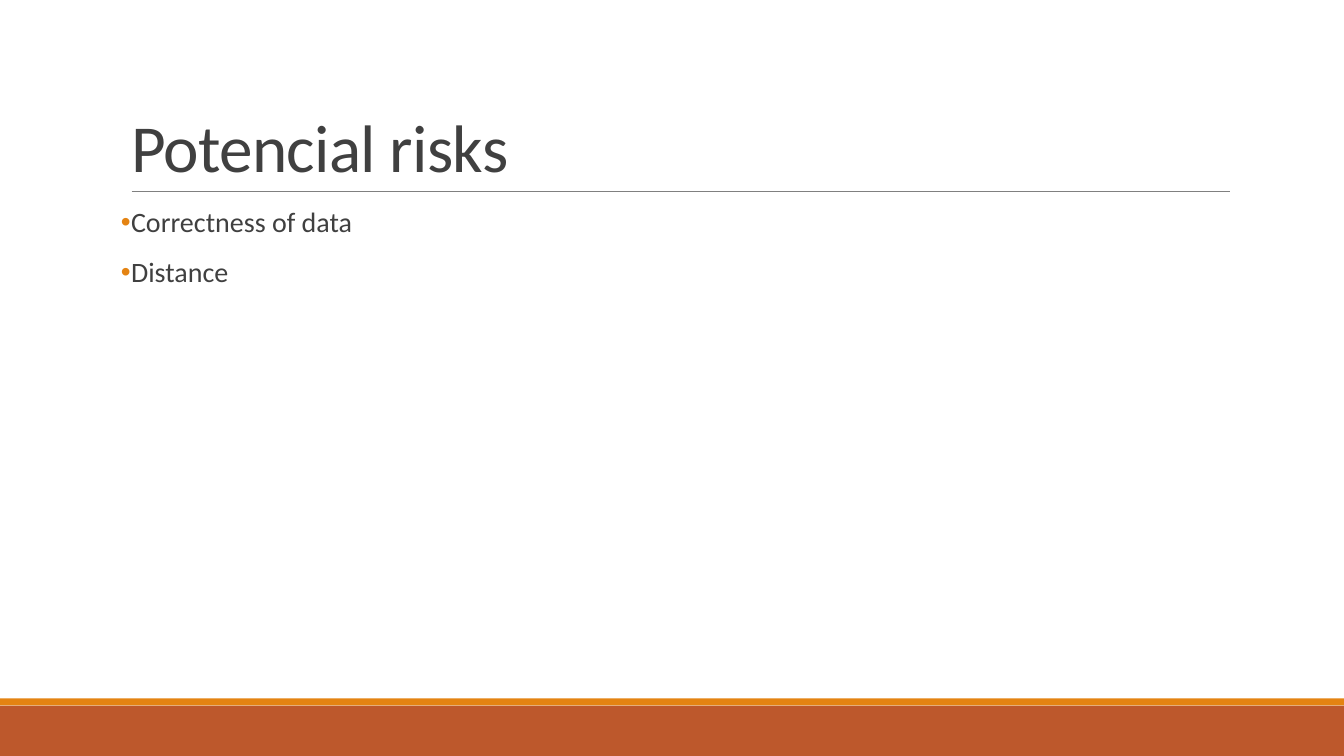
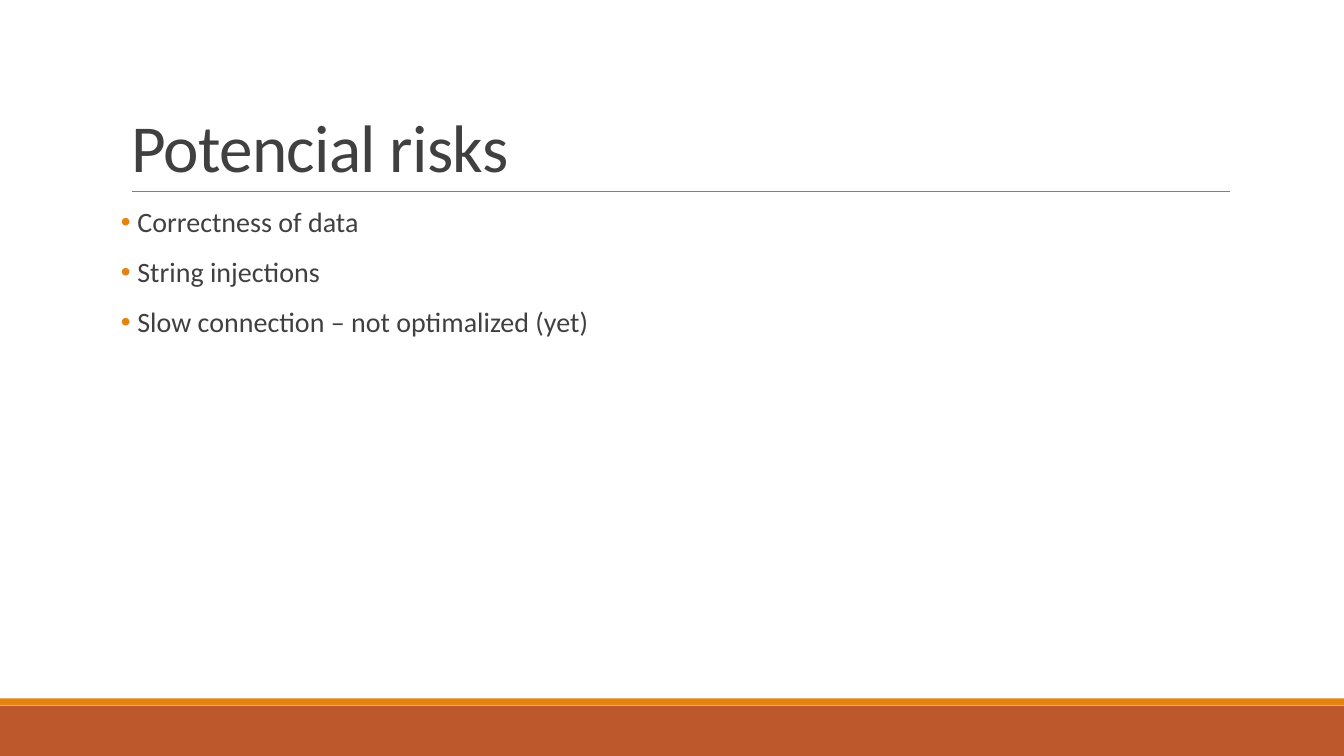
Before and after one commit to coding-competition-2019/nully, a slide deck: slide 6 of Our Application.pptx. Drawn at 1344x756 pixels with LibreOffice and Linux fonts; fonts in the diff are those of the drawing. Boxes give left, top, right and bottom in pixels: in the first picture for what was removed or moved away, otherwise in the second. Text is boxed around its words. In the diff, an @@ line names an element or a change of style, - is before the commit and + after.

```diff
--- a/Our Application.pptx
+++ b/Our Application.pptx
@@ text at (137,262,588,337): text changed @@
-• Distance
+• String injections
+• Slow connection – not optimalized (yet)
```
Also in this commit, not shown: 3 other slides changed, 1 slide added, 1 slide removed.
